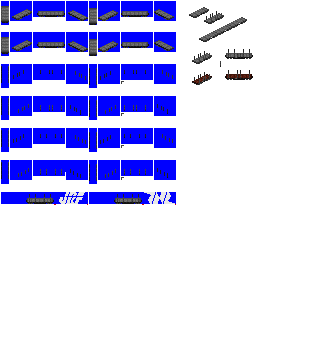
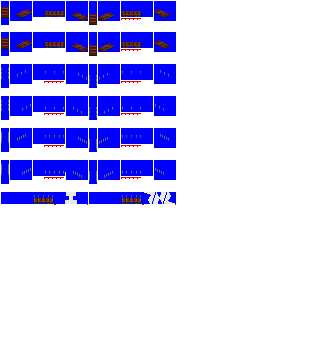
Comparing the layer stacks of the two 332px x 361px images. Changes:
hid "rungs long" over 1, 61, 253, 181
hid "chiki 7000" over 1, 6, 253, 204
showed "rungs short" over 1, 68, 169, 202
renamed "chisa 300" to "chisa 1", showed it over 1, 7, 170, 204
